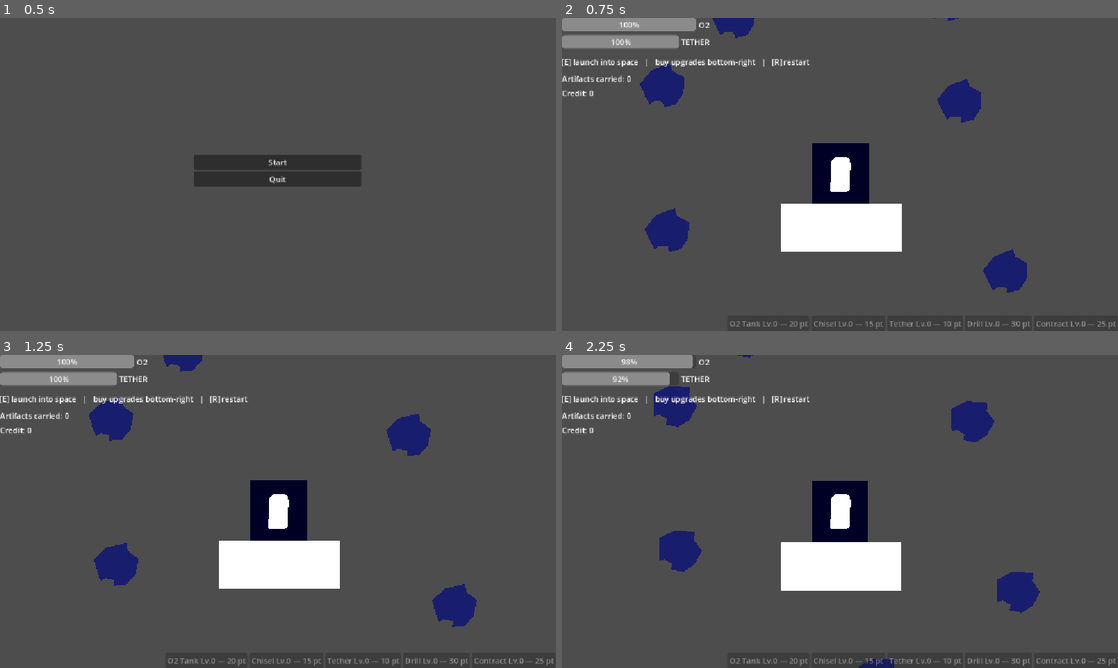
Above: before the commit, frames 1-4 (two rows, left to right).
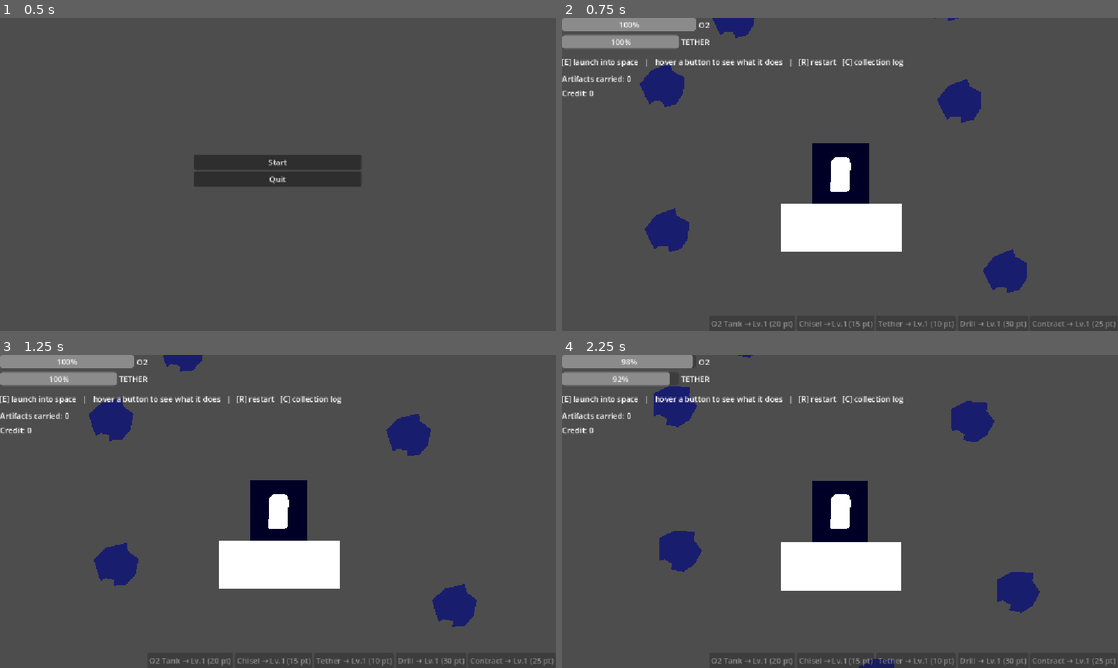
Above: after the commit, the same moments.

Repository: sirakit/Godot_Game_Jam_Project
Game: Godot game, scene res://Scenes/main_menu.tscn
The game is run twice, just before and just after one commit, with the same random seed, the same clock (stepped at 60 frames per second) and the same inputs.
Inputs:
- Up to frame 1 (0.5 s): no input
- Up to frame 2 (0.75 s): click "Start" at 0.5 s
- Up to frame 3 (1.25 s): no input
- Up to frame 4 (2.25 s): tap Enter at 1.25 s; hold D (move_right) 1.28-2.03 s; hold Space (chisel) 1.28-2.03 s; tap E (interact) at 1.55, 2.1 s; hold S (move_down) from 2.03 s (still down)

Frame 1 is identical in both runs. In frame 2, 1.1% of the frame differs, in the area x 17-100%, y 13-100%; in frame 3, 1.2%; in frame 4, 1.2%.

Commit message:
Added description and perfect
Added hovering for description and perfect extraction

Diff:
--- a/Scenes/space.tscn
+++ b/Scenes/space.tscn
@@ -80,12 +80,14 @@
 offset_top = 144.0
 offset_right = 40.0
 offset_bottom = 167.0
+text = "Credit:"
 
 [node name="ArtifactsLabel" type="Label" parent="CanvasLayer2/UI" unique_id=1775528617]
 layout_mode = 0
 offset_top = 114.0
 offset_right = 40.0
 offset_bottom = 137.0
+text = "Artifacts carried:"
 
 [node name="HintLabel" type="Label" parent="CanvasLayer2/UI" unique_id=946433765]
 layout_mode = 0
@@ -93,7 +95,7 @@
 offset_top = 79.0
 offset_right = 521.0
 offset_bottom = 102.0
-text = "Press E to exit the ship/collection, press and hold Space to intercept"
+text = "[SPACE] hold to chisel (watch the HEAT)   [E] collect artifact   fly back to ship + [E] to hand in   [C] collection log"
 
 [node name="O2" type="Label" parent="CanvasLayer2/UI" unique_id=1986622478]
 layout_mode = 0
@@ -111,6 +113,15 @@
 offset_bottom = 61.0
 text = "TETHER"
 
+[node name="PerfectLabel" type="Label" parent="CanvasLayer2/UI" unique_id=1855824627]
+modulate = Color(1, 1, 0, 1)
+layout_mode = 0
+offset_left = 786.0
+offset_top = 174.0
+offset_right = 994.0
+offset_bottom = 197.0
+text = " PERFECT EXTRACTION! "
+
 [node name="UpgradeButtons" type="HBoxContainer" parent="CanvasLayer2/UI" unique_id=1901410214]
 custom_maximum_size = Vector2(-1, 40)
 layout_mode = 1
@@ -127,18 +138,20 @@
 
 [node name="BtnOxygen" type="Button" parent="CanvasLayer2/UI/UpgradeButtons" unique_id=2136530782]
 layout_mode = 2
-text = "Upgrade Oxygen (20pt)"
+text = "O2 Tank"
 
 [node name="BtnChisel" type="Button" parent="CanvasLayer2/UI/UpgradeButtons" unique_id=1870545741]
 layout_mode = 2
-text = "Upgrade Chisel (15pt)"
+text = "Chisel"
 
 [node name="BtnTether" type="Button" parent="CanvasLayer2/UI/UpgradeButtons" unique_id=8391678]
 layout_mode = 2
-text = "Upgrade Robe (10pt)"
+text = "Tether"
 
 [node name="BtnDrill" type="Button" parent="CanvasLayer2/UI/UpgradeButtons" unique_id=2131440032]
 layout_mode = 2
+text = "Drill"
 
 [node name="BtnIncome" type="Button" parent="CanvasLayer2/UI/UpgradeButtons" unique_id=1716644634]
 layout_mode = 2
+text = "Contract"
--- a/Scripts/Game.gd
+++ b/Scripts/Game.gd
@@ -5,17 +5,18 @@
 signal points_changed(value)
 signal artifacts_changed(count)
 signal trip_ended()
-signal upgrades_changed()                       # ใหม่: ให้ปุ่มรีเฟรชราคา/เลเวลเอง
+signal upgrades_changed()
+signal perfect_extraction()
 
 var oxygen_max: float = 100.0
 var oxygen: float = 100.0
 var oxygen_drain_rate: float = 4.0
 
-var tether_length_max: float = 500.0           # เปลี่ยนจาก "วินาที" เป็น "พิกเซล"
+var tether_length_max: float = 500.0
 var tether_remaining: float = 500.0
 
 var chisel_strength: float = 1.0
-var drill_strength: float = 1.0                 # เดิมประกาศไว้แต่ไม่เคยถูกใช้ — ตอนนี้ใช้จริงกับ V2
+var drill_strength: float = 1.0
 var income_multiplier: float = 1.0
 
 var points: int = 0
@@ -82,7 +83,7 @@
 	if _buy("oxygen"):
 		oxygen_max += 40.0
 		oxygen = oxygen_max
-		oxygen_changed.emit(oxygen, oxygen_max)    # <-- บั๊กเดิม: ไม่เคย emit บาร์เลยค้าง
+		oxygen_changed.emit(oxygen, oxygen_max)
 
 func upgrade_chisel() -> void:
 	if _buy("chisel"):
@@ -102,7 +103,7 @@
 	if _buy("income"):
 		income_multiplier += 0.25
 
-func reset_all() -> void:                        # สำหรับปุ่ม restart (playtest 1)
+func reset_all() -> void:                        # ปุ่ม restart
 	oxygen_max = 100.0
 	tether_length_max = 500.0
 	chisel_strength = 1.0
--- a/Scripts/UI.gd
+++ b/Scripts/UI.gd
@@ -8,11 +8,16 @@
 @onready var upgrade_buttons: HBoxContainer = $UpgradeButtons
 
 const UPGRADE_UI := {
-	"oxygen": {"node": "BtnOxygen", "label": "O2 Tank"},
-	"chisel": {"node": "BtnChisel", "label": "Chisel"},
-	"tether": {"node": "BtnTether", "label": "Tether"},
-	"drill":  {"node": "BtnDrill",  "label": "Drill"},
-	"income": {"node": "BtnIncome", "label": "Contract"},
+	"oxygen": {"node": "BtnOxygen", "label": "O2 Tank",
+		"desc": "Max oxygen +40. Lets you stay outside the ship longer before you're forced back."},
+	"chisel": {"node": "BtnChisel", "label": "Chisel",
+		"desc": "Chisel strength +1. Breaks rock integrity faster on EVERY meteorite (common and rare)."},
+	"tether": {"node": "BtnTether", "label": "Tether",
+		"desc": "Max tether length +500px. Lets you fly farther from the ship before you hit the rope's limit."},
+	"drill":  {"node": "BtnDrill",  "label": "Drill",
+		"desc": "Drill strength +1. Rare (purple) meteorites need enough Drill or they mine 3x slower — upgrading Chisel does NOT help with this."},
+	"income": {"node": "BtnIncome", "label": "Contract",
+		"desc": "Income multiplier +25%. Applies to every artifact's value when you dock and hand it in."},
 }
 
 func _ready() -> void:
@@ -21,16 +26,14 @@
 	Game.points_changed.connect(_on_points_changed)
 	Game.artifacts_changed.connect(_on_artifacts_changed)
 	Game.upgrades_changed.connect(_refresh_buttons)
+	Game.perfect_extraction.connect(_on_perfect)
 
 	upgrade_buttons.get_node("BtnOxygen").pressed.connect(Game.upgrade_oxygen)
 	upgrade_buttons.get_node("BtnChisel").pressed.connect(Game.upgrade_chisel)
 	upgrade_buttons.get_node("BtnTether").pressed.connect(Game.upgrade_tether)
-	if upgrade_buttons.has_node("BtnDrill"):
-		upgrade_buttons.get_node("BtnDrill").pressed.connect(Game.upgrade_drill)
-	if upgrade_buttons.has_node("BtnIncome"):
-		upgrade_buttons.get_node("BtnIncome").pressed.connect(Game.upgrade_income)
+	upgrade_buttons.get_node("BtnDrill").pressed.connect(Game.upgrade_drill)
+	upgrade_buttons.get_node("BtnIncome").pressed.connect(Game.upgrade_income)
 
-	# แก้บั๊ก playtest 5: ปุ่มจับ focus หลังคลิก แล้ว Space ไปกดปุ่มแทนการสกัด
 	for btn in upgrade_buttons.get_children():
 		if btn is Button:
 			btn.focus_mode = Control.FOCUS_NONE
@@ -41,12 +44,18 @@
 	_on_artifacts_changed(Game.carried_artifacts.size())
 	_refresh_buttons()
 
+	if has_node("PerfectLabel"):
+		$PerfectLabel.visible = false
+		$PerfectLabel.modulate.a = 0.0
+	if has_node("CollectionLog"):
+		$CollectionLog.visible = false
+
 func _process(_delta: float) -> void:
-	upgrade_buttons.visible = not Game.is_outside          # ซื้อของได้เฉพาะตอนอยู่ในยาน
+	upgrade_buttons.visible = not Game.is_outside
 	if Game.is_outside:
-		hint_label.text = "[SPACE] hold to chisel (watch the HEAT)   [E] collect artifact   fly back to ship + [E] to hand in"
+		hint_label.text = "[SPACE] hold to chisel (watch the HEAT)   [E] collect artifact   fly back to ship + [E] to hand in   [C] collection log"
 	else:
-		hint_label.text = "[E] launch into space   |   buy upgrades bottom-right   |   [R] restart"
+		hint_label.text = "[E] launch into space   |   hover a button to see what it does   |   [R] restart   [C] collection log"
 
 func _on_oxygen_changed(value, max_value) -> void:
 	oxygen_bar.max_value = max_value
@@ -71,5 +80,18 @@
 		if btn == null:
 			continue
 		var cost := Game.get_upgrade_cost(id)
-		btn.text = "%s Lv.%d — %d pt" % [UPGRADE_UI[id]["label"], Game.upgrade_levels[id], cost]
+		# "→ Lv.N" คือเลเวลที่ "กำลังจะซื้อ" เลยไม่มีทางโชว์ Lv.0 อีกต่อไป (แก้บั๊กข้อ 2)
+		btn.text = "%s → Lv.%d (%d pt)" % [UPGRADE_UI[id]["label"], Game.upgrade_levels[id] + 1, cost]
+		btn.tooltip_text = UPGRADE_UI[id]["desc"]
 		btn.disabled = Game.points < cost
+
+func _on_perfect() -> void:
+	if not has_node("PerfectLabel"):
+		return
+	var lbl: Label = $PerfectLabel
+	lbl.visible = true
+	lbl.modulate.a = 1.0
+	var tw := create_tween()
+	tw.tween_interval(0.4)
+	tw.tween_property(lbl, "modulate:a", 0.0, 1.0)
+	tw.tween_callback(lbl.hide)
--- a/Scripts/meteorite.gd
+++ b/Scripts/meteorite.gd
@@ -31,9 +31,9 @@
 
 @onready var rock_sprite: Polygon2D = $RockShape
 @onready var artifact_sprite: Polygon2D = $Artifact
-@onready var extract_bar: ProgressBar = $ExtractBar       # ต้องเพิ่ม node นี้
-@onready var heat_bar: ProgressBar = $HeatBar             # ต้องเพิ่ม node นี้
-@onready var integrity_bar: ProgressBar = $IntegrityBar   # ต้องเพิ่ม node นี้
+@onready var extract_bar: ProgressBar = $ExtractBar
+@onready var heat_bar: ProgressBar = $HeatBar
+@onready var integrity_bar: ProgressBar = $IntegrityBar
 
 func _ready() -> void:
 	rock_integrity = rock_integrity_max
@@ -59,7 +59,7 @@
 		)
 		rotation += spin_speed * delta
 
-	# สั่นตอนสกัด = feedback ที่ playtest 5 ขอ ("chiseling doesn't register any reaction")
+	# สั่นตอนสกัด
 	if _shake > 0.0:
 		_shake = max(0.0, _shake - delta * 8.0)
 		rock_sprite.position = Vector2(randf_range(-2, 2), randf_range(-2, 2)) * _shake
@@ -82,7 +82,7 @@
 	_shake = 1.0
 	_set_bars_visible(true)
 
-	# ถ้าสว่านยังไม่แรงพอสำหรับหินชนิดนี้ จะขุดได้แต่ช้ามาก (ใช้ drill_strength ที่เดิมประกาศไว้เฉยๆ)
+	# ถ้าสว่านยังไม่แรงพอสำหรับหินชนิดนี้ จะขุดได้แต่ช้ามาก
 	var effective := strength
 	if Game.drill_strength < required_drill:
 		effective *= 0.35
@@ -114,7 +114,7 @@
 func _update_bars() -> void:
 	heat_bar.value = heat
 	integrity_bar.value = artifact_health
-	# เตือนด้วยสี: ปลอดภัย = ส้ม, อันตราย = แดงสด
+	#ปลอดภัย = ส้ม, อันตราย = แดงสด
 	var danger := heat_damage_threshold if not artifact_revealed else heat_damage_threshold * 0.6
 	heat_bar.modulate = Color(1.0, 0.25, 0.15) if heat > danger else Color(1.0, 0.65, 0.2)
 	integrity_bar.modulate = Color(1.0, 0.3, 0.3) if artifact_health < 50.0 else Color(0.4, 0.9, 1.0)
@@ -133,7 +133,15 @@
 		artifact_collected = true
 		var quality: float = artifact_health / 100.0
 		var final_value: int = int(artifact_value * max(0.1, quality))
+
+		var is_perfect := artifact_health >= 95.0
+		if is_perfect:
+			final_value = int(final_value * 1.5)     # โบนัส ตอนคุณภาพ 95%+
+
 		Game.add_artifact({"name": artifact_name, "value": final_value})
-		queue_free()          # เดิมแค่ซ่อน sprite ทำให้เหลือ "ซากเปล่า" ลอยค้าง
+		if is_perfect:
+			Game.perfect_extraction.emit()
+
+		queue_free()
 		return true
 	return false
